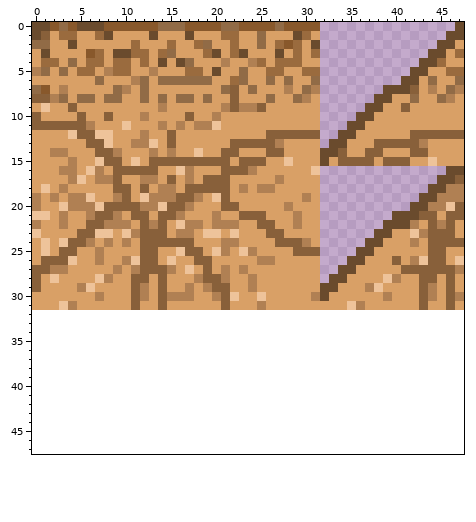
A pixel-art sprite gets an edit: Godot/assets/textures/topsoil.png. The picture above is the old version.
The file is 48x32 pixels. Colours within 5 levels of each other are drawn and written as one. The old version is drawn lined up with the new one, on the new canvas.
New version:
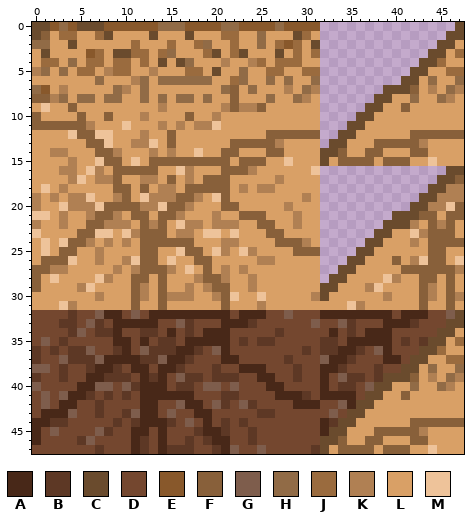
Palette (. is transparent): A #482818  B #5d3825  C #6a4b2d  D #74472f  E #88582b  F #88603a  G #7e5d4c  H #916b46  J #9a6b3e  K #b08053  L #d9a066  M #eec39a
Diff:
canvas 48x32 -> 48x48
y 32: x 0..47 ................................................ -> DDDDBDDGAADGDAAAAAAAAADAAADDGDDDAAAAAAAADAAADDGC
y 33: x 0..47 ................................................ -> DDDBBDGBDAAAAADDGBDDDAAABDDDDDDGDDGBDDDAAABDDDCC
y 34: x 0..47 ................................................ -> DDDDBGDBBADDBBDADBDAAADDDDDBDDDDDADBDAAADDDDDCCL
y 35: x 0..47 ................................................ -> DGDBDDDDDAADADBBDAAAAADBDBBDDDDDBBDAAAAADBDBCCLJ
y 36: x 0..47 ................................................ -> BDBDBBGDDBADGBBBAABDGADDDDDDDDBDBBAABDGADDDCCJLL
y 37: x 0..47 ................................................ -> BDDGBBBGAAAABBGAABDDDAADDDDDBDDDGAABDDDAADCCLLJJ
y 38: x 0..47 ................................................ -> GGDBDDBAABDAADAABDDDBDDAAADDDBDDAABDDDBDDCCLHLLH
y 39: x 0..47 ................................................ -> BDDBDDAABBBDABADGBBDBBBDDAADDBDDADGBBDBCCCFLKLHK
y 40: x 0..47 ................................................ -> GDDDDAAGGDGBAAADBBDGGDGDDDAADDDDADBBDGCCLLHLLHKL
y 41: x 0..47 ................................................ -> DGDGAABDBDBDAAAAAADDDBBDDDDAAABDAAAADCCLLFLLLLLL
y 42: x 0..47 ................................................ -> DGDAADDBDDDDAADDGAADGBDGBDDDDAAADDGACCLLLLLLLLLL
y 43: x 0..47 ................................................ -> DAAAGDDBDDBGAADGDDAADDDDDBBDDDDDDGDCCLLLLLLLLLLL
y 44: x 0..47 ................................................ -> AABBDDDDDBDBAAABDGDADBDBDDDDDDDDABCCLLLLLLFFFFFF
y 45: x 0..47 ................................................ -> ADGDDDDGBDDAADADDDBAABDDBDDDDDDDACCLLLFFFFFKLLLL
y 46: x 0..47 ................................................ -> ADDDDBGDDDDABDADDBDBAADDBDDDDDDDCCFLLFFLLLFFLLLL
y 47: x 0..47 ................................................ -> DDDDDDDBDDDABDABBBDDBAGDDGDDDDDBCLFFFFLFFFLLMLLL
Pixel boxes of the changes (left, top, right, bottom) in both pictures:
added: (32, 310, 464, 454)
